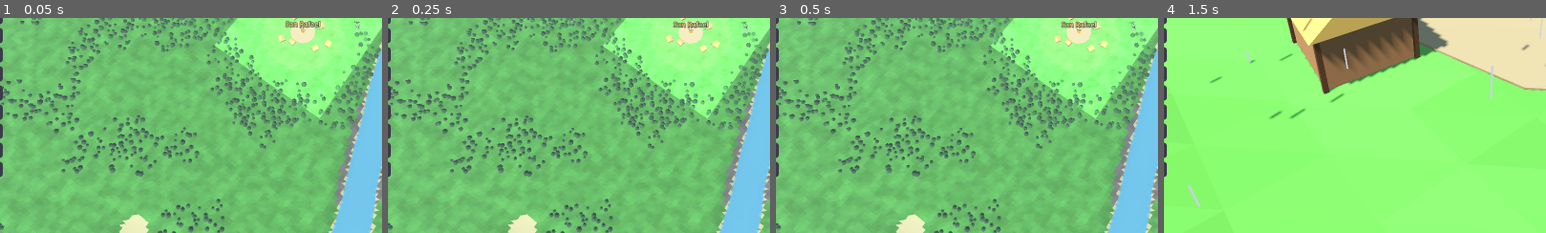
Above: before the commit, frames 1-4 (left to right).
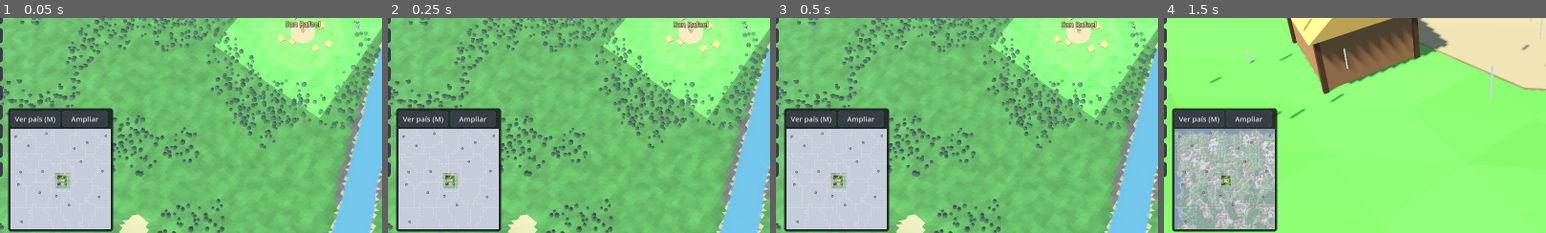
Above: after the commit, the same moments.

Repository: juanscuadros287-ctrl/Juegonuevo
Game: Godot game, scene res://tests/screenshot.tscn
Two runs of this game, one before a commit and one after it. Both use one fixed random seed, a clock stepped at 60 frames per second and the inputs below. This scene is started directly instead of the project's main scene.
Inputs (mouse positions are % of the whole screen's width and height, from its top left):
- Up to frame 1 (0.05 s): no input
- Up to frame 2 (0.25 s): no input
- Up to frame 3 (0.5 s): no input
- Up to frame 4 (1.5 s): click "II" at 0.5 s; tap Enter at 1.25 s; move the mouse to (72, 45) at 1.27 s; hold D from 1.28 s (still down); tap 1 at 1.35 s; click (72, 45) at 1.42 s
The pictures show only the part of the screen within x 10-60%, y 50-100%; the shares and areas given below are measured in that part.

The runs differ from the first frame. In frame 1, 16% of the frame differs, in the area x 2-30%, y 41-100%; in frame 2, 16%; in frame 3, 16%; in frame 4, 16%.

Commit message:
Fase 9A: país continuo por chunks, biomas, municipios, niebla, minimapa y cámara de país
- data/countries.json: 5 países (24-40 chunks), perfil de terreno, recursos, moneda/inflación.
- CountryGen: chunk del pueblo idéntico al terreno viejo, ruido global sin costuras,
  cordilleras, mesetas, cañones, lagos, ríos largos con deltas, costas, islas, biomas por
  latitud/humedad/altura y municipios Voronoi con y sin pueblo.
- Terrain: streaming con LOD (alto/medio/lejano) en hilos, presupuesto por frame, faldones,
  árboles por bioma, bruma en lo no revelado; API pública intacta.
- MapSim: revelado ≠ propiedad, expediciones, reveal_around, owner_of, region_at (stub),
  slope_at, climate_at, terrain_cost_mult (enganchado en RoadSim y TransitSim), migración.
- Cámara hasta ver el país (M / H), minimapa con mapa grande y selector de país en el menú.
- tests/test_mapa, tests/screenshot_mapa, docs/FASE9A.md y capturas.

Co-Authored-By: Claude Opus 5.5 <noreply@anthropic.com>
Claude-Session: https://claude.ai/code/session_01CqBZNUGZ12BKMsMvQQ1tMQ

Diff:
--- a/scripts/ui/minimap.gd
+++ b/scripts/ui/minimap.gd
@@ -25,7 +25,7 @@
 func setup(p_world: Node) -> void:
 	world = p_world
 	terrain = world.terrain
-	set_anchors_preset(Control.PRESET_FULL_RECT)
+	set_anchors_and_offsets_preset(Control.PRESET_FULL_RECT)
 	mouse_filter = Control.MOUSE_FILTER_IGNORE
 	# Pequeño
 	small_panel = PanelContainer.new()
@@ -56,7 +56,10 @@
 	# Grande
 	big_panel = PanelContainer.new()
 	big_panel.add_theme_stylebox_override("panel", UIKit.panel_style(Color(0.08, 0.09, 0.11, 0.95), 8, 10))
-	big_panel.set_anchors_preset(Control.PRESET_CENTER)
+	big_panel.anchor_left = 0.5
+	big_panel.anchor_right = 0.5
+	big_panel.anchor_top = 0.5
+	big_panel.anchor_bottom = 0.5
 	big_panel.offset_left = -(BIG + 330) * 0.5
 	big_panel.offset_right = (BIG + 330) * 0.5
 	big_panel.offset_top = -(BIG + 20) * 0.5
@@ -275,7 +278,9 @@
 		for cy in range(g.c0, g.c1 + 1):
 			for cx in range(g.c0, g.c1 + 1):
 				if not MapSim.is_revealed(gs, cx, cy):
-					draw_rect(Rect2((cx - g.c0) * cpx, (cy - g.c0) * cpx, cpx + 0.5, cpx + 0.5), Color(0.8, 0.83, 0.88, 0.62))
+					var x0 := roundf((cx - g.c0) * cpx)
+					var y0 := roundf((cy - g.c0) * cpx)
+					draw_rect(Rect2(x0, y0, roundf((cx - g.c0 + 1) * cpx) - x0, roundf((cy - g.c0 + 1) * cpx) - y0), Color(0.8, 0.83, 0.88, 0.62))
 		# Fronteras tenues entre municipios.
 		if _borders.is_empty():
 			_build_borders()
--- a/scripts/world/camera_rig.gd
+++ b/scripts/world/camera_rig.gd
@@ -139,7 +139,8 @@
 	camera.far = maxf(2500.0, distance * 4.0)
 	camera.near = clampf(distance * 0.004, 0.3, 40.0)
 	if env:
-		env.fog_density = BASE_FOG * minf(1.0, 400.0 / maxf(distance, 1.0))
+		# Igual que antes en el pueblo; sobre el país solo una bruma leve en el horizonte.
+		env.fog_density = BASE_FOG * pow(minf(1.0, TOWN_MAX_DIST / maxf(distance, 1.0)), 1.6)
 
 
 func _pan(v: Vector2) -> void:
--- a/scripts/world/country_gen.gd
+++ b/scripts/world/country_gen.gd
@@ -29,8 +29,8 @@
 const B_NEVADO := 9
 const BIOME_COLORS := [
 	Color(0.62, 0.58, 0.44), Color(0.86, 0.8, 0.58), Color(0.55, 0.55, 0.42), Color(0.34, 0.42, 0.25),
-	Color(0.43, 0.62, 0.3), Color(0.24, 0.46, 0.22), Color(0.13, 0.38, 0.15), Color(0.87, 0.74, 0.5),
-	Color(0.52, 0.49, 0.43), Color(0.94, 0.95, 0.98)]
+	Color(0.4, 0.57, 0.28), Color(0.22, 0.42, 0.2), Color(0.12, 0.34, 0.14), Color(0.84, 0.71, 0.48),
+	Color(0.45, 0.42, 0.37), Color(0.92, 0.93, 0.96)]
 ## Color de cada bioma para el minimapa (el agua se ve azul).
 const BIOME_MAP_COLORS := [
 	Color(0.16, 0.36, 0.58), Color(0.86, 0.8, 0.58), Color(0.25, 0.5, 0.72), Color(0.33, 0.43, 0.3),
--- a/scripts/world/country_overlay.gd
+++ b/scripts/world/country_overlay.gd
@@ -130,7 +130,10 @@
 		label.render_priority = 2
 		label.outline_modulate = Color(0, 0, 0, 0.85)
 		label.offset = Vector2(0, 34)
-		var nm := town_name if player else (str(names[int(z["id"]) % names.size()]) if not names.is_empty() else "Pueblo %d" % int(z["id"]))
+		var nm := town_name
+		if not player:
+			var k := markers.size()
+			nm = ("%s%s" % [str(names[k % names.size()]), "" if k < names.size() else " del Norte" if k < names.size() * 2 else " %d" % k]) if not names.is_empty() else "Pueblo %d" % int(z["id"])
 		z["placeholder_name"] = nm
 		label.text = nm
 		node.add_child(label)
@@ -178,7 +181,7 @@
 	var cp := cam.global_position
 	var alt := cp.y - maxf(terrain.height_at(cp.x, cp.z), terrain.water_level)
 	var k := smoothstep(SHOW_FROM, FULL_AT, alt)
-	line_mat.albedo_color = Color(1, 1, 1, 0.42 * k)
+	line_mat.albedo_color = Color(1, 1, 1, 0.55 * k)
 	lines.visible = k > 0.01
 	for m in markers:
 		var node: Node3D = m["node"]
--- a/scripts/world/terrain.gd
+++ b/scripts/world/terrain.gd
@@ -28,7 +28,7 @@
 const FAR_BATCH := 24
 const FRAME_BUDGET_MS := 5.0
 const DIM_LOCKED := 0.32
-const FOG_AMOUNT := 0.78
+const FOG_AMOUNT := 0.62
 const OUTSIDE_FOG := 0.9
 
 var size: float = 400.0
@@ -445,7 +445,7 @@
 	m.shader = load("res://shaders/terrain_chunk.gdshader")
 	m.set_shader_parameter("fog", fog)
 	if fog >= OUTSIDE_FOG:
-		m.set_shader_parameter("fog_color", Vector3(0.74, 0.78, 0.84))
+		m.set_shader_parameter("fog_color", Vector3(0.6, 0.64, 0.7))
 	return m
 
 
--- a/shaders/terrain_chunk.gdshader
+++ b/shaders/terrain_chunk.gdshader
@@ -7,15 +7,19 @@
 uniform vec3 season_tint = vec3(1.0);
 uniform float snow_amount : hint_range(0.0, 1.0) = 0.0;
 uniform float fog : hint_range(0.0, 1.0) = 0.0;
-uniform vec3 fog_color = vec3(0.8, 0.84, 0.9);
+uniform vec3 fog_color = vec3(0.56, 0.6, 0.66);
 
 void fragment() {
-	NORMAL = normalize(cross(dFdy(VERTEX), dFdx(VERTEX)));
+	vec3 n = normalize(cross(dFdx(VERTEX), dFdy(VERTEX)));
+	if (dot(n, VERTEX) > 0.0) {
+		n = -n;   // el signo de dFdy depende del backend: la normal siempre mira a la cámara
+	}
+	NORMAL = n;
 	vec3 c = COLOR.rgb;
 	float grass = COLOR.a;
 	c = mix(c, c * season_tint, grass);
 	c = mix(c, vec3(0.92, 0.94, 0.97) * max(max(COLOR.r, COLOR.g), 0.45) * 1.6, grass * snow_amount);
-	c = mix(c, fog_color * (0.82 + 0.18 * dot(c, vec3(0.33))), fog);
+	c = mix(c, fog_color * (0.7 + 0.4 * dot(c, vec3(0.33))), fog);
 	ALBEDO = c;
 	ROUGHNESS = 0.95;
 	SPECULAR = 0.2 * (1.0 - fog);
--- /dev/null
+++ b/tests/screenshot_mapa.gd
@@ -0,0 +1,77 @@
+extends Node
+## Capturas de la Fase 9A: país completo con zoom máximo (varias zonas reveladas y el resto en niebla),
+## vista media de varios biomas y el minimapa ampliado.
+## xvfb-run -a -s "-screen 0 1600x900x24" godot --rendering-driver opengl3 res://tests/screenshot_mapa.tscn -- <carpeta>
+
+
+func _wait_streaming(t: Terrain, frames: int) -> void:
+	for i in range(frames):
+		await get_tree().process_frame
+		var pending := false
+		for c in t.chunks:
+			if t.chunks[c].get("far") == null or bool(t.chunks[c]["busy"]):
+				pending = true
+				break
+		if not pending and i > 30:
+			break
+
+
+func _set_cam(rig: CameraRig, pos: Vector3, dist: float, yaw: float) -> void:
+	rig.target_pos = pos
+	rig.position = pos
+	rig.distance = dist
+	rig.target_distance = dist
+	rig.yaw = yaw
+	rig.target_yaw = yaw
+
+
+func _ready() -> void:
+	var args := OS.get_cmdline_user_args()
+	var out := args[0] if args.size() > 0 else "user://"
+	var gs = GameState
+	gs.new_game({"map_type": "rio", "seed": 2024, "difficulty": "facil", "country_id": "andoria", "town_name": "San Rafael"})
+	gs.suppress_notifications = true
+	gs.money = 500000.0
+	gs.weather["type"] = "despejado"
+	# Varias zonas reveladas: expediciones al norte y al sur, y una ruta comercial abierta.
+	for p in [Vector2(-1600, -1200), Vector2(1200, 2000), Vector2(-3200, 1600), Vector2(2800, -2400)]:
+		MapSim.reveal_around(gs, p, 700.0)
+	var towns: Array = gs.trade.get("towns", [])
+	if not towns.is_empty():
+		gs.trade["connections"] = [{"town_id": str(towns[0]["id"])}]
+		MapSim.daily(gs)
+	for zx in [5, 6]:
+		ConstructionSim.unlock_zone(gs, zx, 2)
+	TimeManager.total_hours += 10 - TimeManager.hour()
+	var world: Node3D = load("res://scenes/main.tscn").instantiate()
+	add_child(world)
+	await get_tree().process_frame
+	var rig: CameraRig = world.camera_rig
+	var t: Terrain = world.terrain
+	# 1) País completo con zoom máximo.
+	rig.view_country()
+	_set_cam(rig, rig.target_pos, rig.max_dist, 0.0)
+	await _wait_streaming(t, 900)
+	for i in range(20):
+		await get_tree().process_frame
+	get_viewport().get_texture().get_image().save_png("%s/pais_zoom_maximo.png" % out)
+	print("captura: pais_zoom_maximo.png (cámara a %.0f m, %d chunks)" % [rig.distance, t.chunks.size()])
+	# 2) Vista media de varios biomas (cordillera, valle con río, bosque).
+	_set_cam(rig, Vector3(-1100, 0, -900), 1500.0, 20.0)
+	for i in range(240):
+		await get_tree().process_frame
+		if t.stats["high"] + t.stats["mid"] >= 12 and i > 60:
+			break
+	for i in range(30):
+		await get_tree().process_frame
+	get_viewport().get_texture().get_image().save_png("%s/pais_biomas.png" % out)
+	print("captura: pais_biomas.png (alta %d, media %d)" % [t.stats["high"], t.stats["mid"]])
+	# 3) Minimapa ampliado sobre la vista del pueblo.
+	_set_cam(rig, Vector3.ZERO, 120.0, 35.0)
+	world.minimap.set_expanded(true)
+	world.minimap._select(Vector2i(2, -1))   # territorio sin explorar: costo y días de la expedición
+	for i in range(60):
+		await get_tree().process_frame
+	get_viewport().get_texture().get_image().save_png("%s/minimapa.png" % out)
+	print("captura: minimapa.png")
+	get_tree().quit()
--- /dev/null
+++ b/tests/screenshot_mapa.tscn
@@ -0,0 +1,6 @@
+[gd_scene load_steps=2 format=3]
+
+[ext_resource type="Script" path="res://tests/screenshot_mapa.gd" id="1"]
+
+[node name="ScreenshotMapa" type="Node"]
+script = ExtResource("1")
Binary file added: docs/capturas/minimapa.png
Not shown, added: docs/capturas/minimapa.png.import
Binary file added: docs/capturas/pais_biomas.png
Not shown, added: docs/capturas/pais_biomas.png.import
Binary file added: docs/capturas/pais_zoom_maximo.png
Not shown, added: docs/capturas/pais_zoom_maximo.png.import
Not shown, added: docs/FASE9A.md
